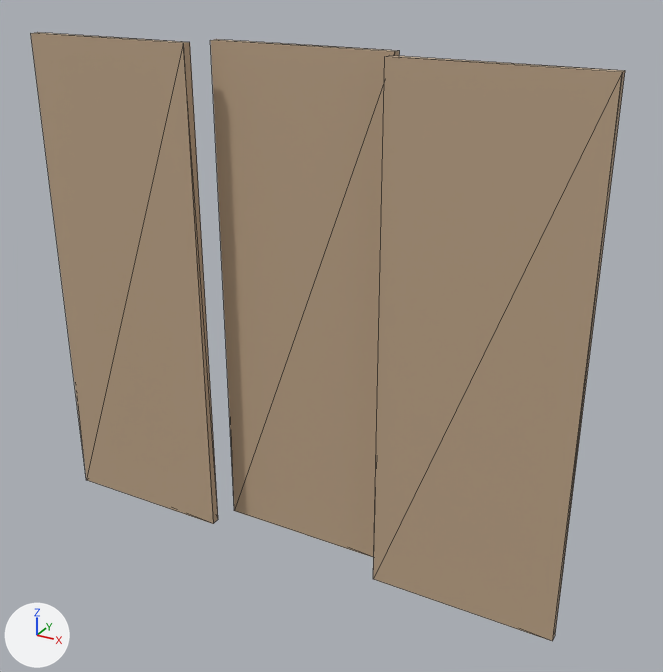
What one commit did to the glTF model storage/picture/mocan-66.glb.
The view is the same before and after, from a camera (50 mm lens) standing at (1.34, -2.2, 1.88) and looking at (0.1, 0.05, 0.76). Lighting does not change. The marker at lower left points along +X, +Y and +Z. The older version comes first. Mesh edges are drawn as thin lines. Vertices at exactly the same position are counted once.

Objects in the first picture: 'furniture'.
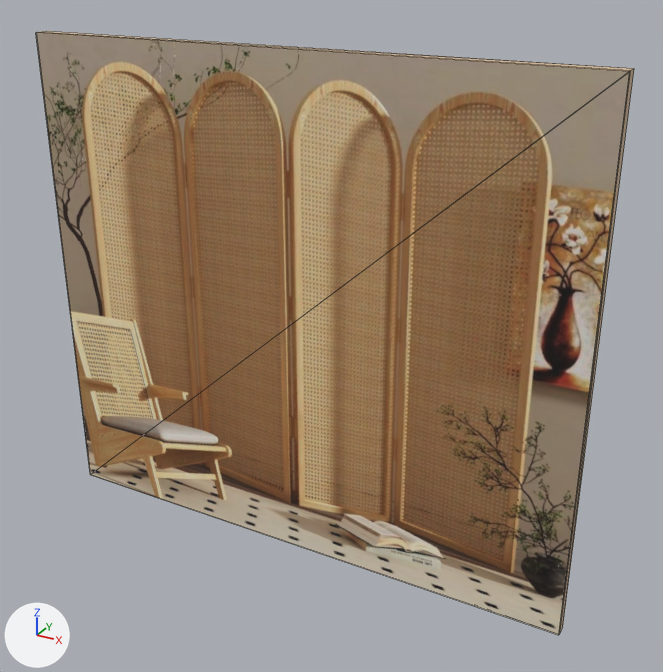
Pixel boxes [x1, y1, x2, y2] of what changed, in the pictures (663 x 672 px):
'furniture', reshaped
    before: [31, 32, 625, 641]
    after: [36, 31, 634, 635]
part 1 of me_mesh_0, added
    after: [37, 31, 634, 634]
part 2 of me_mesh_0, rebuilt (216% wider, 22% taller)
    before: [31, 32, 218, 524]
    after: [36, 33, 630, 635]
part 3 of me_mesh_0, deleted (beige)
    before: [210, 39, 399, 557]
part 4 of me_mesh_0, deleted (beige)
    before: [373, 55, 625, 641]

What the commit changed:
Picture 'Image_0' (img_image_0) is new.
Material 'photo' (mat_photo) is new.
Its texture is img_image_0.
Its roughness is 0.85.
me_mesh_0 is used by ob_furniture; location (0.0, 0.0, 0.0).
me_mesh_0 had 24 vertices, 36 faces and spanned x -0.89..0.89, y -0.05..0.08, z 0.0..1.6.
me_mesh_0 now has 12 vertices, 14 faces and spans x -0.9..0.9, y -0.02..0.02, z 0.0..1.6.
me_mesh_0 part 1: a new loose piece, a box spanning x -0.9..0.9, y -0.02..0.02, z 0.0..1.6, in mat_wood (beige #d3b796).
me_mesh_0 part 2: the loose piece of 8 vertices spanning x -0.89..-0.31, y -0.05..-0.03, z 0.0..1.6 is rebuilt with 4 vertices and now spans x -0.9..0.9, y -0.02, z 0.0..1.6, in mat_photo (picture img_image_0).
me_mesh_0 part 3: the loose piece of 8 vertices spanning x -0.29..0.29, y 0.05..0.08, z 0.0..1.6 is deleted.
me_mesh_0 part 4: the loose piece of 8 vertices spanning x 0.31..0.89, y -0.05..-0.03, z 0.0..1.6 is deleted.
me_mesh_0 gains material mat_photo (picture img_image_0).
